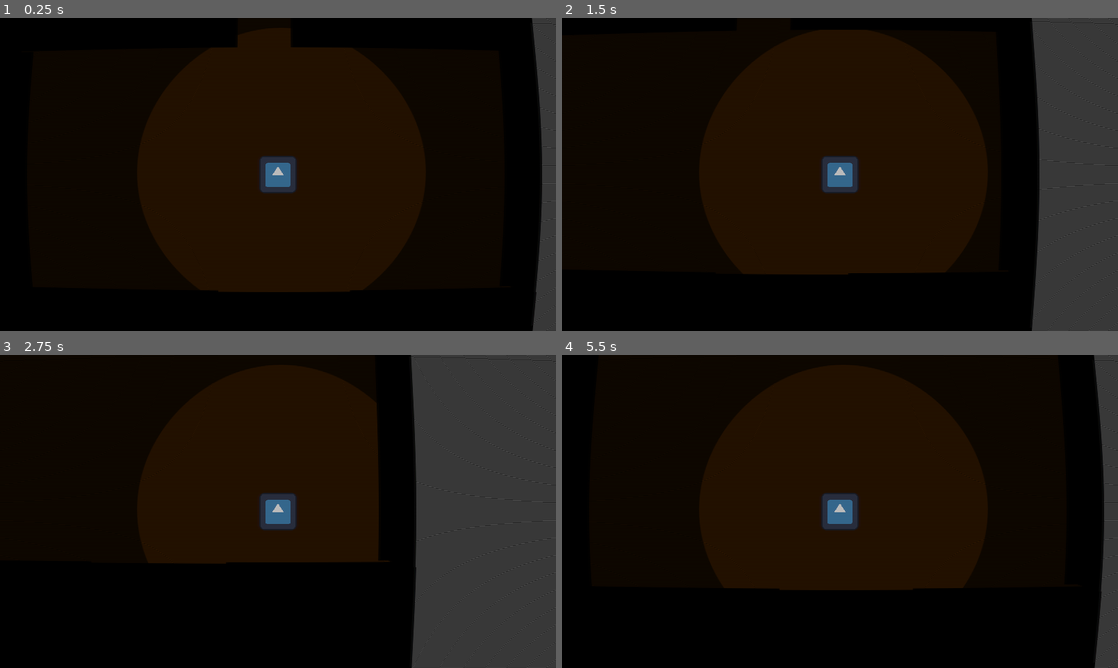
Above: before the commit, frames 1-4 (two rows, left to right).
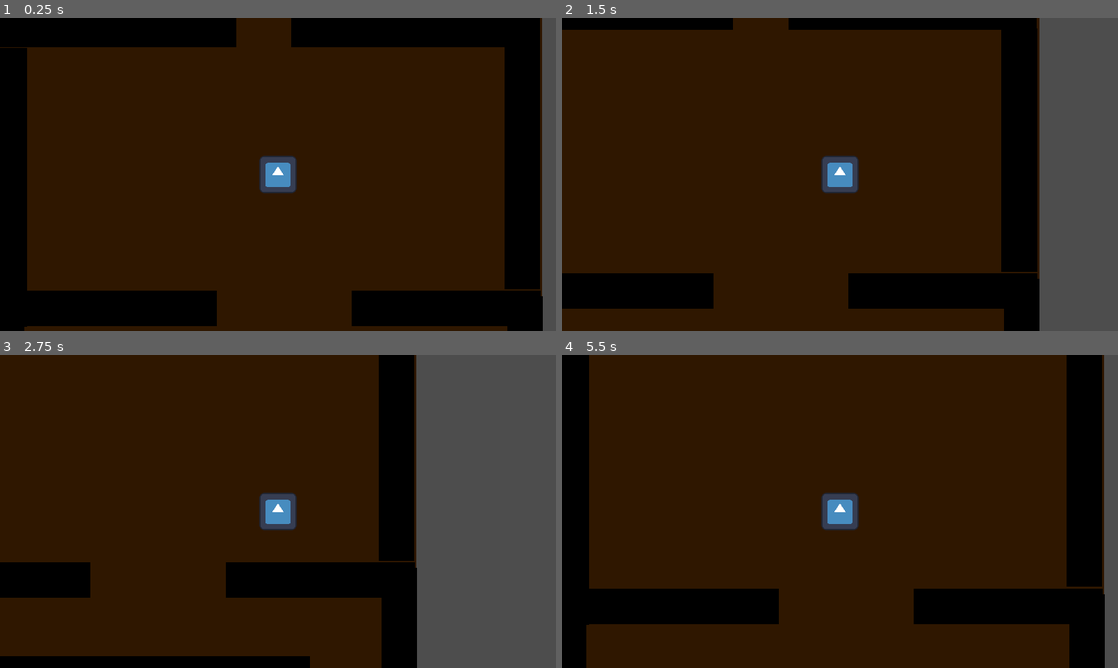
Above: after the commit, the same moments.

Repository: FarofaFaction/Criascript-Jam-Game
Game: Godot game, scene res://Game/Room/room.tscn
Same seed, same stepped clock (60 frames per second), same inputs: the game is played once before the commit and once after it. This scene is started directly instead of the project's main scene. The engine's default icon, where the game draws it, is replaced by a stand-in: a white triangle on a blue panel in a dark square.
Inputs:
- Up to frame 1 (0.25 s): no input
- Up to frame 2 (1.5 s): tap Enter at 0.5 s; hold Right (ui_right) 0.53-1.28 s; hold Down (ui_down) from 1.28 s (still down)
- Up to frame 3 (2.75 s): release Down (ui_down) at 2.03 s; hold Right (ui_right) from 2.03 s (still down)
- Up to frame 4 (5.5 s): release Right (ui_right) at 2.78 s; hold Up (ui_up) 2.78-3.53 s; hold Left (ui_left) 3.53-5.03 s; hold Down (ui_down) from 5.03 s (still down)

The runs differ from the first frame. In frame 1, 39% of the frame differs, in the area x 0-100%, y 0-100%; in frame 2, 45%; in frame 3, 51%; in frame 4, 50%.

Commit message:
update-player-colision

Diff:
--- a/Game/Room/room.tscn
+++ b/Game/Room/room.tscn
@@ -6,9 +6,13 @@
 [ext_resource type="Texture2D" uid="uid://c08dxlio5mx4f" path="res://icon.svg" id="2_v4eaw"]
 [ext_resource type="Texture2D" uid="uid://bchofwuy1kere" path="res://Objects/ToolAssets/blank_circle.png" id="5_ac5do"]
 
-[sub_resource type="CircleShape2D" id="CircleShape2D_najv8"]
+[sub_resource type="RectangleShape2D" id="RectangleShape2D_shqjl"]
+size = Vector2(116, 110)
 
 [node name="Room" type="Node2D"]
+
+[node name="CanvasLayer" parent="." instance=ExtResource("1_604fw")]
+visible = false
 
 [node name="Room_1" type="Node2D" parent="."]
 
@@ -121,17 +125,18 @@
 
 [node name="CharacterBody2D" type="CharacterBody2D" parent="."]
 position = Vector2(992, 562)
+collision_layer = 2
+collision_mask = 2
 script = ExtResource("1_oiii0")
+
+[node name="CollisionShape2D" type="CollisionShape2D" parent="CharacterBody2D"]
+shape = SubResource("RectangleShape2D_shqjl")
 
 [node name="Icon" type="Sprite2D" parent="CharacterBody2D"]
 texture = ExtResource("2_v4eaw")
 
-[node name="CollisionShape2D" type="CollisionShape2D" parent="CharacterBody2D"]
-shape = SubResource("CircleShape2D_najv8")
-
 [node name="Ilumination" type="Node2D" parent="CharacterBody2D"]
-
-[node name="CanvasLayer" parent="CharacterBody2D/Ilumination" instance=ExtResource("1_604fw")]
+visible = false
 
 [node name="CanvasModulate" type="CanvasModulate" parent="CharacterBody2D/Ilumination"]
 position = Vector2(-992, -560)
